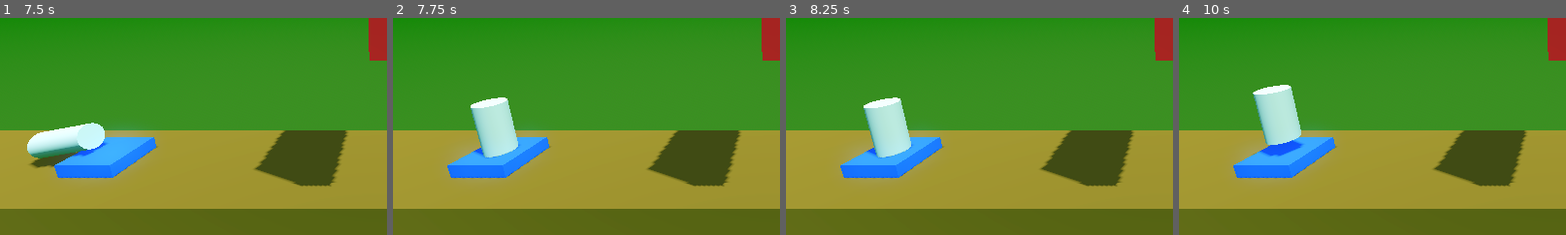
Above: before the commit, frames 1-4 (left to right).
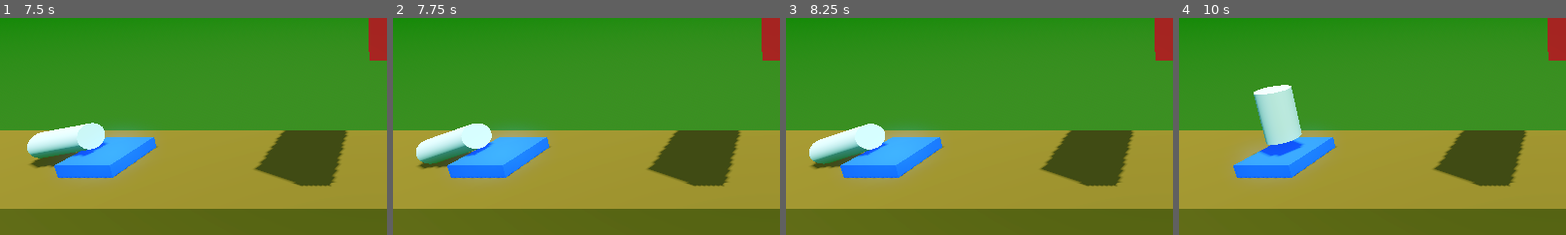
Above: after the commit, the same moments.

Repository: MateuszKosowski/Rocket-Game
Game: Godot game, scene res://scenes/lvl/level_1.tscn
The game is run twice, just before and just after one commit, with the same random seed, the same clock (stepped at 60 frames per second) and the same inputs.
Inputs:
- Up to frame 1 (7.5 s): tap Enter at 0.5, 2, 5 s; hold D (Right) 0.53-1.28 s; tap Space at 1.25, 2.75, 5.75 s; hold A (Left) 1.28-2.03 s; hold D (Right) 2.03-2.78 s; hold W (Up) 2.78-3.53 s; hold A (Left) 3.53-5.78 s; hold D (Right) 5.78-6.53 s; hold W (Up) 6.53-7.28 s; hold D (Right) from 7.28 s (still down)
- Up to frame 2 (7.75 s): keep holding D (Right)
- Up to frame 3 (8.25 s): release D (Right) at 8.03 s; hold A (Left) from 8.03 s (still down)
- Up to frame 4 (10 s): release A (Left) at 9.53 s; hold W (Up) from 9.53 s (still down)
The pictures show only the part of the screen within x 0-50%, y 42-92%; the shares and areas given below are measured in that part.

Frame 1 is identical in both runs. In frame 2, 4.7% of the frame differs, in the area x 6-33%, y 36-70%; in frame 3, 4.7%; in frame 4, less than 0.1%.

Commit message:
Add lvl3, tweens

Diff:
--- a/scenes/lvl/level_2.tscn
+++ b/scenes/lvl/level_2.tscn
@@ -28,4 +28,4 @@
 material = SubResource("StandardMaterial3D_c3d5p")
 
 [node name="LandField" parent="." index="6"]
-next_file_path = "res://scenes/lvl/level_1.tscn"
+next_file_path = "res://scenes/lvl/level_3.tscn"
--- /dev/null
+++ b/scenes/lvl/level_3.tscn
@@ -0,0 +1,51 @@
+[gd_scene load_steps=5 format=3 uid="uid://buo15nodysbil"]
+
+[ext_resource type="PackedScene" uid="uid://dnju5vntat0yo" path="res://scenes/lvl/level_base.tscn" id="1_v28gn"]
+[ext_resource type="PackedScene" uid="uid://dn2fofs5ub5sj" path="res://scenes/obstacle/moving_box.tscn" id="2_i3gcm"]
+
+[sub_resource type="StandardMaterial3D" id="StandardMaterial3D_hbot7"]
+albedo_color = Color(0.295867, 0.295867, 0.295866, 1)
+
+[sub_resource type="StandardMaterial3D" id="StandardMaterial3D_02cok"]
+albedo_color = Color(0.502292, 0.388903, 0.16884, 1)
+metallic = 1.0
+metallic_specular = 0.55
+
+[node name="Level" instance=ExtResource("1_v28gn")]
+
+[node name="DirectionalLight3D" parent="." index="0"]
+transform = Transform3D(0.86858, -0.429158, 0.247775, 2.518e-08, 0.5, 0.866025, -0.495549, -0.752212, 0.43429, 15.7933, 8.93778, 7.01964)
+
+[node name="Floor" parent="." index="2"]
+transform = Transform3D(1, 0, 0, 0, 1, 0, 0, 0, 1, 0.59668, -3.8, 0)
+size = Vector3(41.1934, 8, 5)
+
+[node name="LandField" parent="." index="4"]
+next_file_path = "res://scenes/lvl/level_1.tscn"
+
+[node name="Wall" type="CSGBox3D" parent="." index="7" groups=["Lose"]]
+transform = Transform3D(-4.37114e-08, -1, 0, 1, -4.37114e-08, 0, 0, 0, 1, -17.454, 12.2287, 0)
+use_collision = true
+size = Vector3(24.0575, 5, 5)
+material = SubResource("StandardMaterial3D_hbot7")
+
+[node name="Wall2" type="CSGBox3D" parent="." index="8" groups=["Lose"]]
+transform = Transform3D(-4.37114e-08, -1, 0, 1, -4.37114e-08, 0, 0, 0, 1, 21.2137, 12.2891, 0)
+use_collision = true
+size = Vector3(24.1782, 0.001, 5)
+material = SubResource("StandardMaterial3D_hbot7")
+
+[node name="Ceiling" type="CSGBox3D" parent="." index="9" groups=["Lose"]]
+transform = Transform3D(1, 0, 0, 0, 1, 0, 0, 0, 1, 0.649429, 28.3321, -0.026123)
+use_collision = true
+size = Vector3(41.2185, 8, 5)
+material = SubResource("StandardMaterial3D_02cok")
+
+[node name="MovingBox" parent="." index="10" instance=ExtResource("2_i3gcm")]
+transform = Transform3D(0.866025, 0.5, 0, -0.5, 0.866025, 0, 0, 0, 1, 3.89838, 1.85154, 0)
+move_direction = Vector3(3, 6, 0)
+
+[node name="MovingBox2" parent="." index="11" instance=ExtResource("2_i3gcm")]
+transform = Transform3D(-4.37114e-08, -1, 0, 1, -4.37114e-08, 0, 0, 0, 1, -7.8384, 11.245, -0.0256224)
+move_direction = Vector3(6, 0, 1)
+duration = 2.0
--- /dev/null
+++ b/scenes/obstacle/moving_box.gd
@@ -0,0 +1,15 @@
+extends AnimatableBody3D
+
+@export var move_direction: Vector3
+@export var duration: float = 1.0
+
+func _ready() -> void:
+	var tween = create_tween()
+	tween.set_loops()
+	tween.set_trans(Tween.TRANS_SINE)
+	# global_position is set up once when the tween is creating
+	tween.tween_property(self, "global_position", global_position + move_direction, duration)
+	tween.tween_property(self, "global_position", global_position, duration)
+
+func _process(delta: float) -> void:
+	pass
--- /dev/null
+++ b/scenes/obstacle/moving_box.tscn
@@ -0,0 +1,25 @@
+[gd_scene load_steps=5 format=3 uid="uid://dn2fofs5ub5sj"]
+
+[ext_resource type="Script" path="res://scenes/obstacle/moving_box.gd" id="1_qj6t3"]
+
+[sub_resource type="StandardMaterial3D" id="StandardMaterial3D_e0f1b"]
+albedo_color = Color(0.69246, 1.841e-06, 7.70092e-07, 1)
+
+[sub_resource type="BoxMesh" id="BoxMesh_68mny"]
+size = Vector3(0.5, 3, 3)
+
+[sub_resource type="ConvexPolygonShape3D" id="ConvexPolygonShape3D_inmnq"]
+points = PackedVector3Array(-0.25, -1.39655, -1.39655, 0.29761, 1.52351, 1.52351, 0.29761, 1.52351, -1.52351, 0.29761, -1.52351, 1.52351, -0.25, 1.39655, 1.39655, 0.29761, -1.52351, -1.52351, -0.25, 1.39655, -1.39655, -0.25, -1.39655, 1.39655)
+
+[node name="MovingBox" type="AnimatableBody3D" groups=["Lose"]]
+transform = Transform3D(1, 0, 0, 0, 1, 0, 0, 0, 1, 0, 3.50359, 0)
+script = ExtResource("1_qj6t3")
+
+[node name="MeshInstance3D" type="MeshInstance3D" parent="."]
+transform = Transform3D(1, 0, 0, 0, 1, 0, 0, 0, 1, -3.13643, 0, 0)
+material_override = SubResource("StandardMaterial3D_e0f1b")
+mesh = SubResource("BoxMesh_68mny")
+
+[node name="CollisionShape3D" type="CollisionShape3D" parent="."]
+transform = Transform3D(1, 0, 0, 0, 1, 0, 0, 0, 1, -3.13643, 0, 0)
+shape = SubResource("ConvexPolygonShape3D_inmnq")
--- a/scenes/player/Player.gd
+++ b/scenes/player/Player.gd
@@ -4,6 +4,8 @@
 ## How much vertical force to applay when moving.
 @export_range(100,2000) var thrust: int = 1000
 @export var torque_thrust: float = 100.0
+
+var is_transitioning: bool = false
 
 # Called every frame. 'delta' is the elapsed time since the previous frame.
 func _process(delta: float) -> void:
@@ -21,17 +23,26 @@
 
 
 func _on_body_entered(body: Node) -> void:
-	if body.is_in_group("Win"):
-		complete_lvl(body.next_file_path)
+	if is_transitioning == false:
+		if body.is_in_group("Win"):
+			complete_lvl(body.next_file_path)
 
-	elif body.is_in_group("Lose"):
-		rocket_crash()
-
+		elif body.is_in_group("Lose"):
+			rocket_crash()
 
 func rocket_crash() -> void:
 	print("BOOOM!")
-	get_tree().reload_current_scene()
+
+	#Disables the fun _process
+	set_process(false)
+	is_transitioning = true
+
+	var tween = create_tween()
+	tween.tween_interval(1.0)
+	tween.tween_callback(get_tree().reload_current_scene)
 
 func complete_lvl(next_level: String) -> void:
 	print("You win")
-	get_tree().change_scene_to_file(next_level)
+	var tween = create_tween()
+	tween.tween_interval(1.0)
+	tween.tween_callback(get_tree().change_scene_to_file.bind(next_level))
